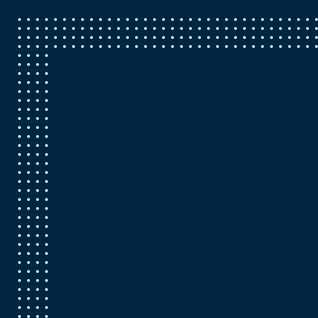
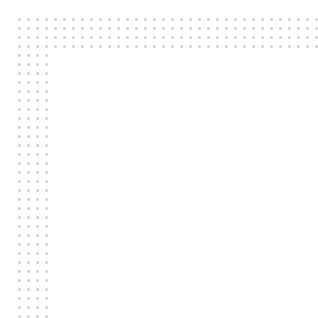
Two versions of the same layered image (318×318). Layer-by-layer changes:
hid "Ebene 2" over [0, 0, 318, 318]
